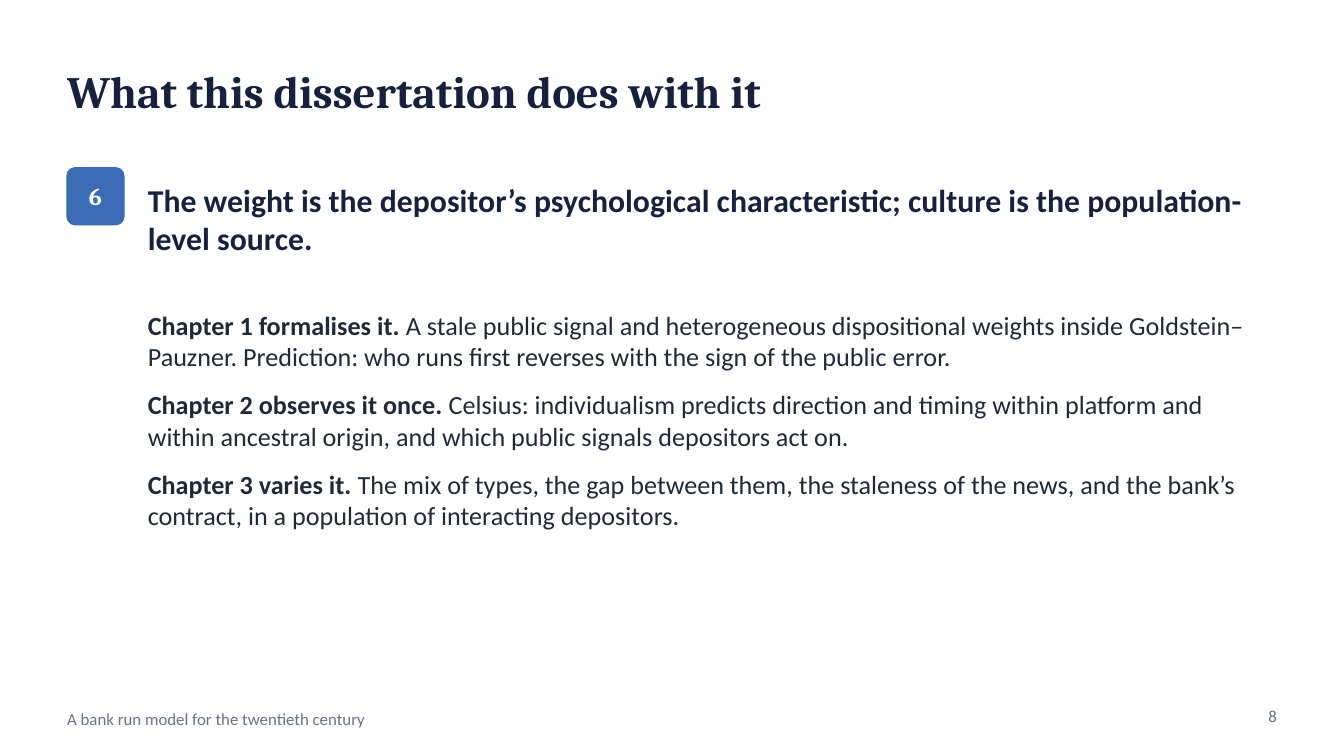
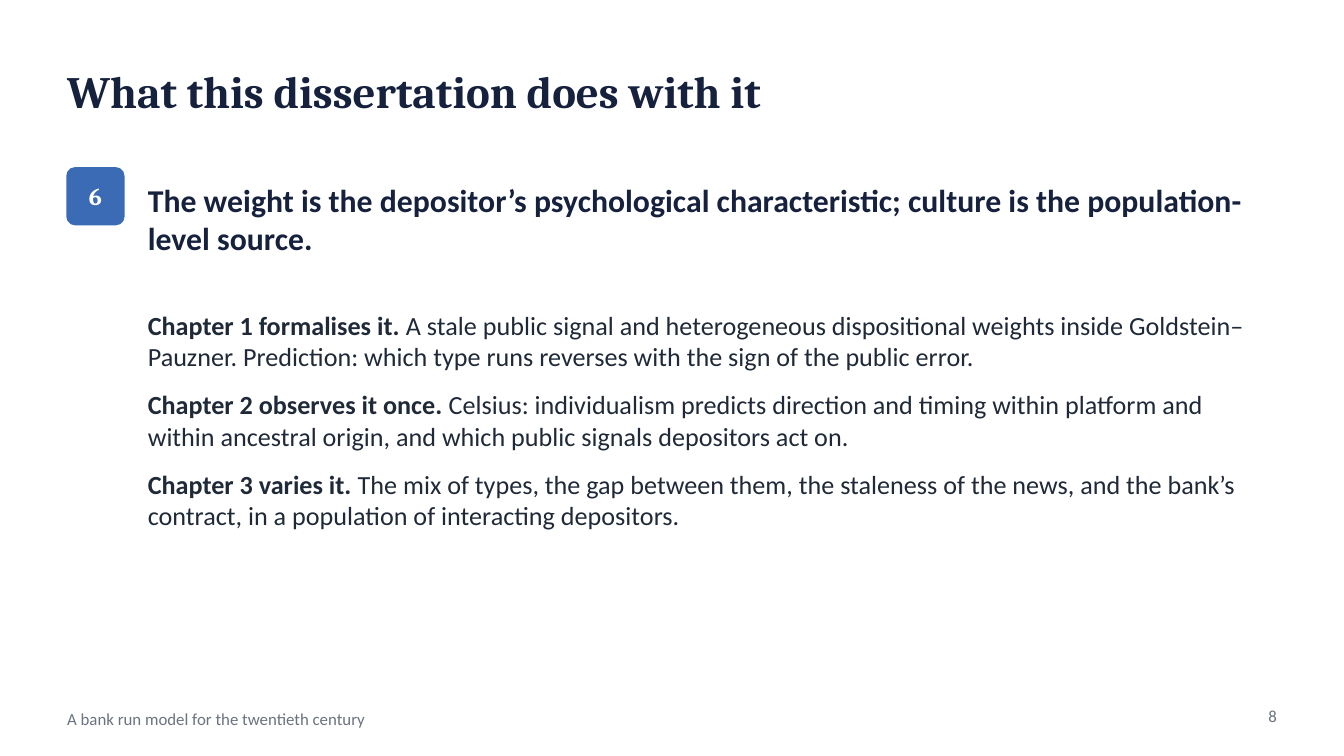
Before and after one commit to wlstover/BankRuns5, a slide deck: slide 8 of docs/deck_2026-10-26_seminar.pptx. Drawn at 1344x756 pixels with LibreOffice and Linux fonts; fonts in the diff are those of the drawing. Boxes give left, top, right and bottom in pixels: in the first picture for what was removed or moved away, otherwise in the second. Text is boxed around its words. In the diff, an @@ line names an element or a change of style, - is before the commit and + after.

```diff
--- a/docs/deck_2026-10-26_seminar.pptx
+++ b/docs/deck_2026-10-26_seminar.pptx
@@ text at (148, 316, 1243, 371): text changed @@
-• Chapter 1 formalises it. A stale public signal and heterogeneous dispositional weights inside Goldstein–Pauzner. Prediction: who runs first reverses with the sign of the public error.
+• Chapter 1 formalises it. A stale public signal and heterogeneous dispositional weights inside Goldstein–Pauzner. Prediction: which type runs reverses with the sign of the public error.
```
Also in this commit, not shown: 1 other slide changed, 2 other files.
